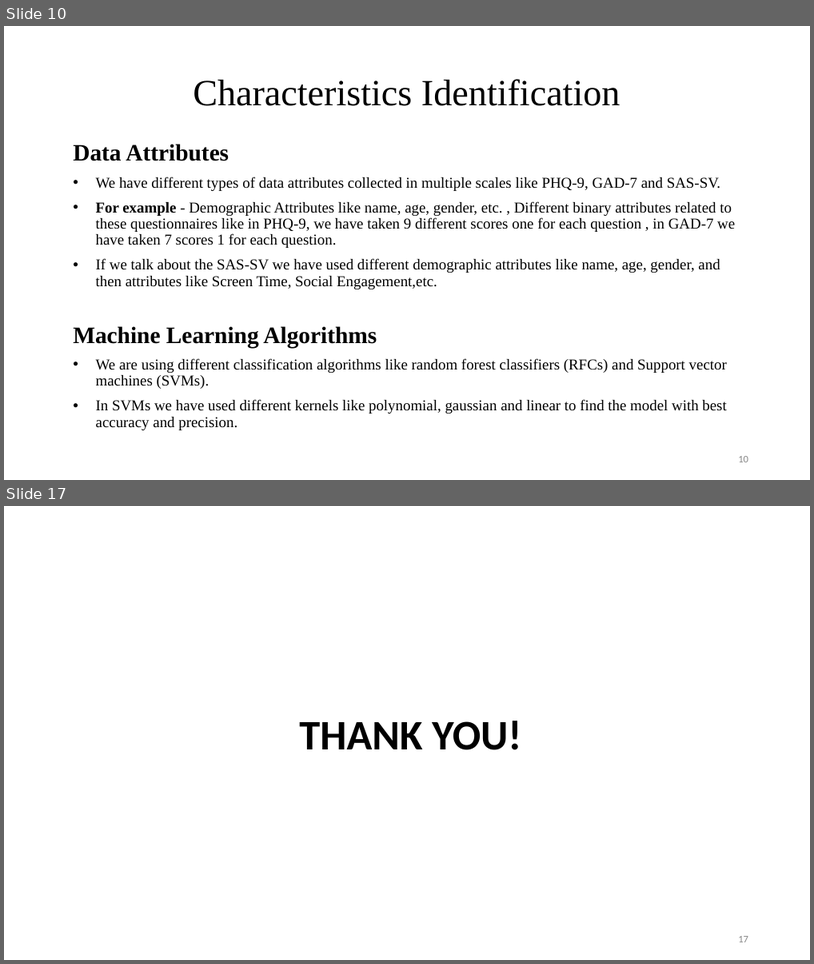
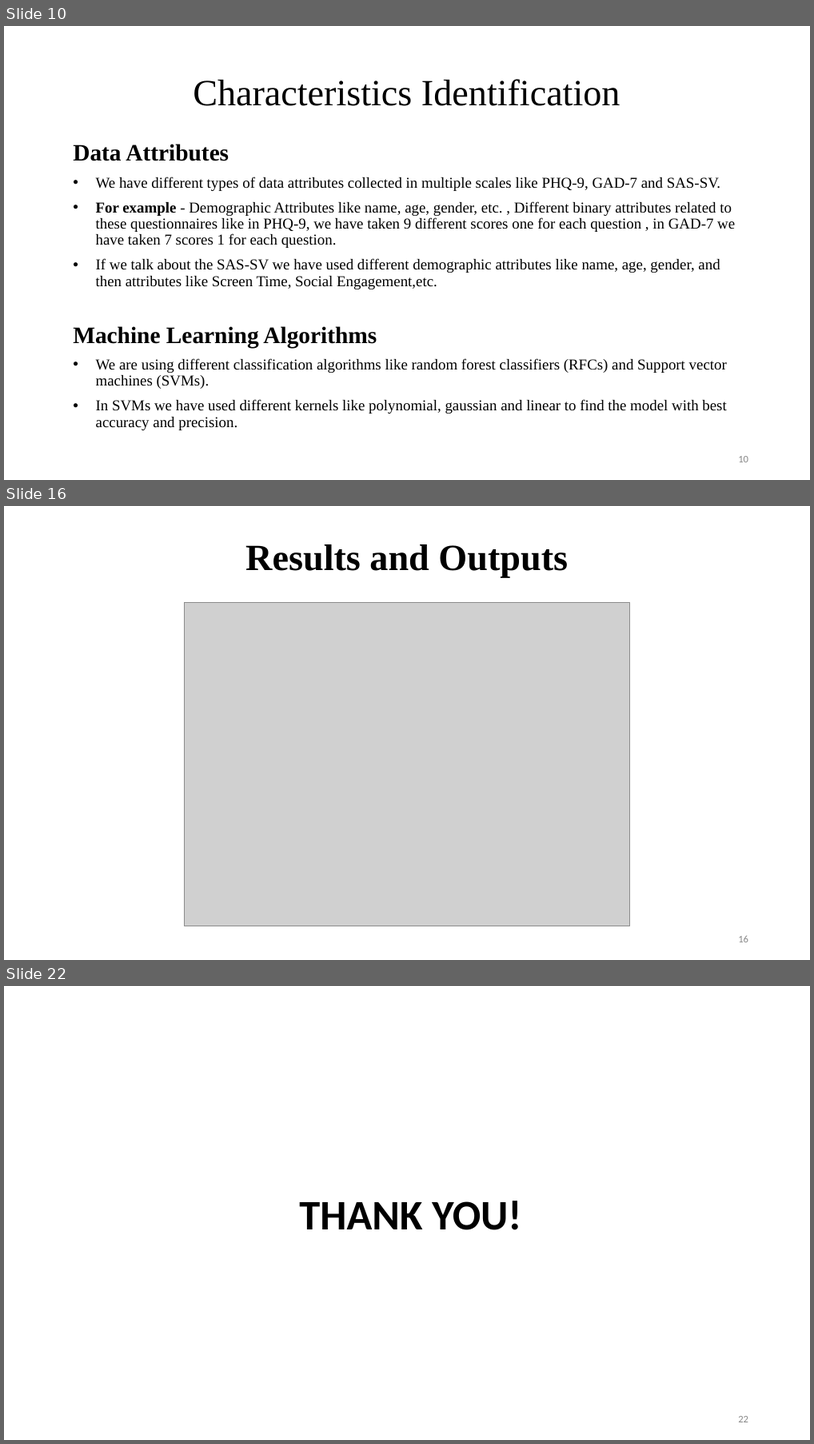
Before and after one commit to Brainskull24/Heal.ai, a slide deck: MP/PPT.pptx. Shown one above the other, each under a label of ours: slides 10 and 17 before the commit, slides 10, 16 and 22 after it; the slides between them are not shown. The pictures are 814x964 and 814x1444 pixels, drawn with LibreOffice and Linux fonts; fonts in the diff are those of the drawing; grey boxes stand for pictures; background and template pictures are left out. Boxes give left, top, right and bottom in pixels: in the first picture for what was removed or moved away, otherwise in the second. Text is boxed around its words. In the diff, an @@ line names an element or a change of style, - is before the commit and + after.

```diff
--- a/MP/PPT.pptx
+++ b/MP/PPT.pptx
@@ slide 16 added at [4,506,810,960], background picture (left out) @@
@@ title added at [246,544,568,578], 44 pt, text #000000, bold @@
+Results and Outputs
@@ picture added at [184,603,630,926] @@
@@ page number added at [738,935,749,942], 12 pt, text #888888 @@
+16
@@ what was slide 17 is now slide 22 @@
@@ page number at [738,1416,749,1422]: text changed @@
-17
+22
```
Also in this commit, not shown: 7 slides changed, 4 other slides added, 4 other files.
